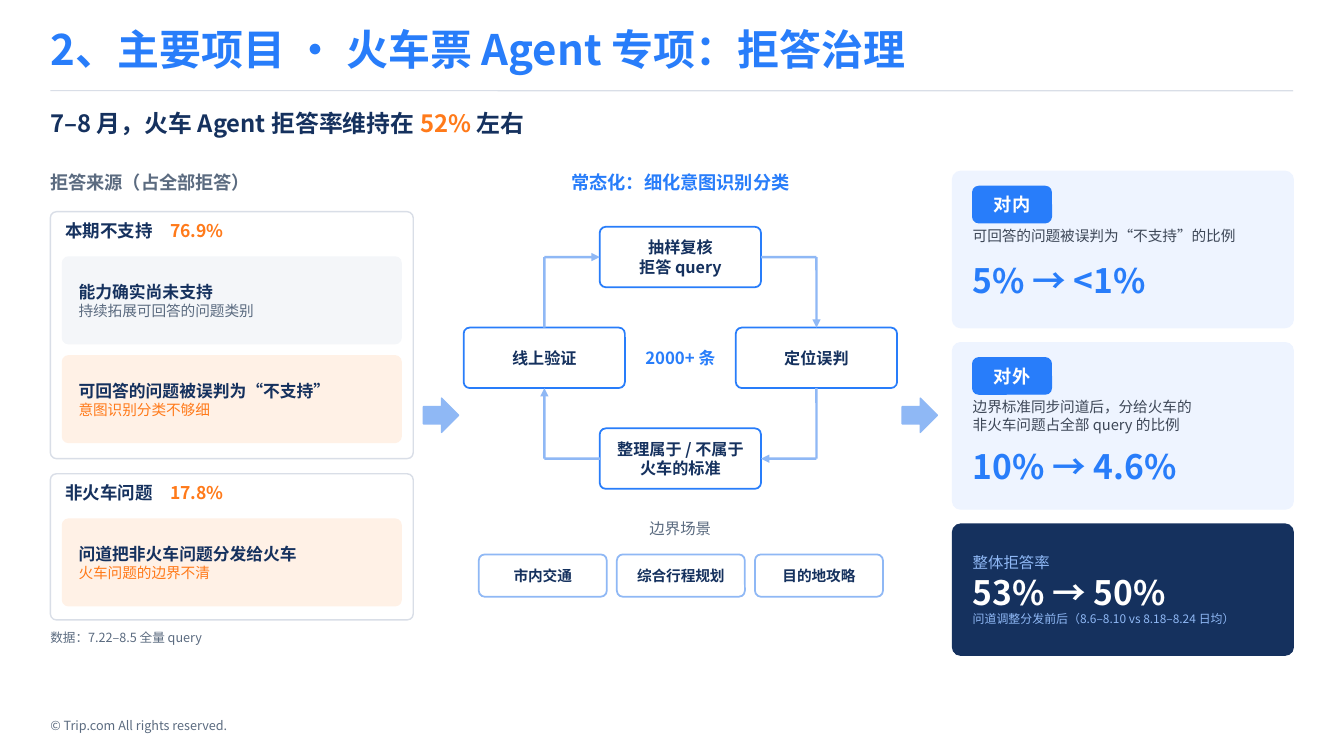
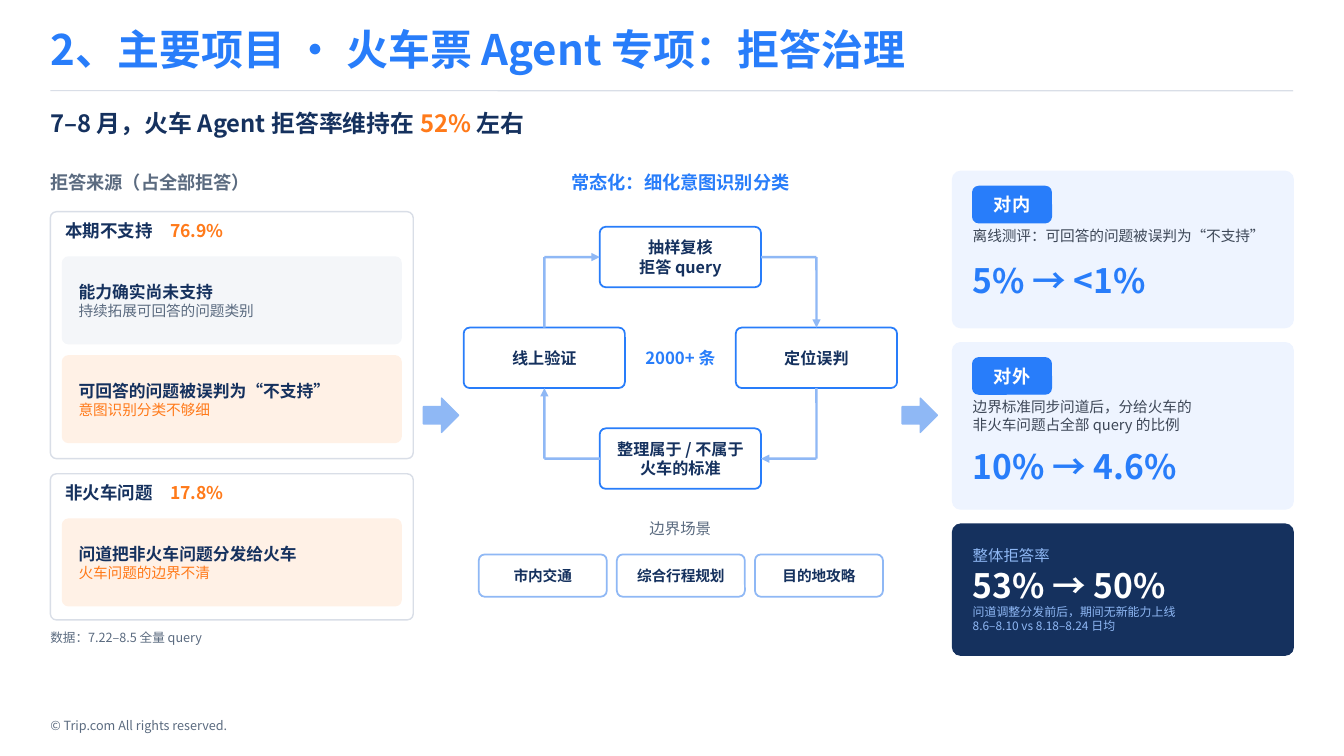
Before and after one commit to Wennie006/AI-myself, a slide deck: slide 6 of 留用答辩_v4.pptx. Drawn at 1344x756 pixels with LibreOffice and Linux fonts; fonts in the diff are those of the drawing. Boxes give left, top, right and bottom in pixels: in the first picture for what was removed or moved away, otherwise in the second. Text is boxed around its words. In the diff, an @@ line names an element or a change of style, - is before the commit and + after.

```diff
--- a/留用答辩_v4.pptx
+++ b/留用答辩_v4.pptx
@@ text at (x1=973, y1=228, x2=1265, y2=242): text changed @@
-可回答的问题被误判为“不支持”的比例
+离线测评：可回答的问题被误判为“不支持”
@@ text at (x1=973, y1=606, x2=1176, y2=631): text changed @@
-问道调整分发前后（8.6–8.10 vs 8.18–8.24 日均）
+问道调整分发前后，期间无新能力上线
+8.6–8.10 vs 8.18–8.24 日均
```
Also in this commit, not shown: 1 other slide changed.
